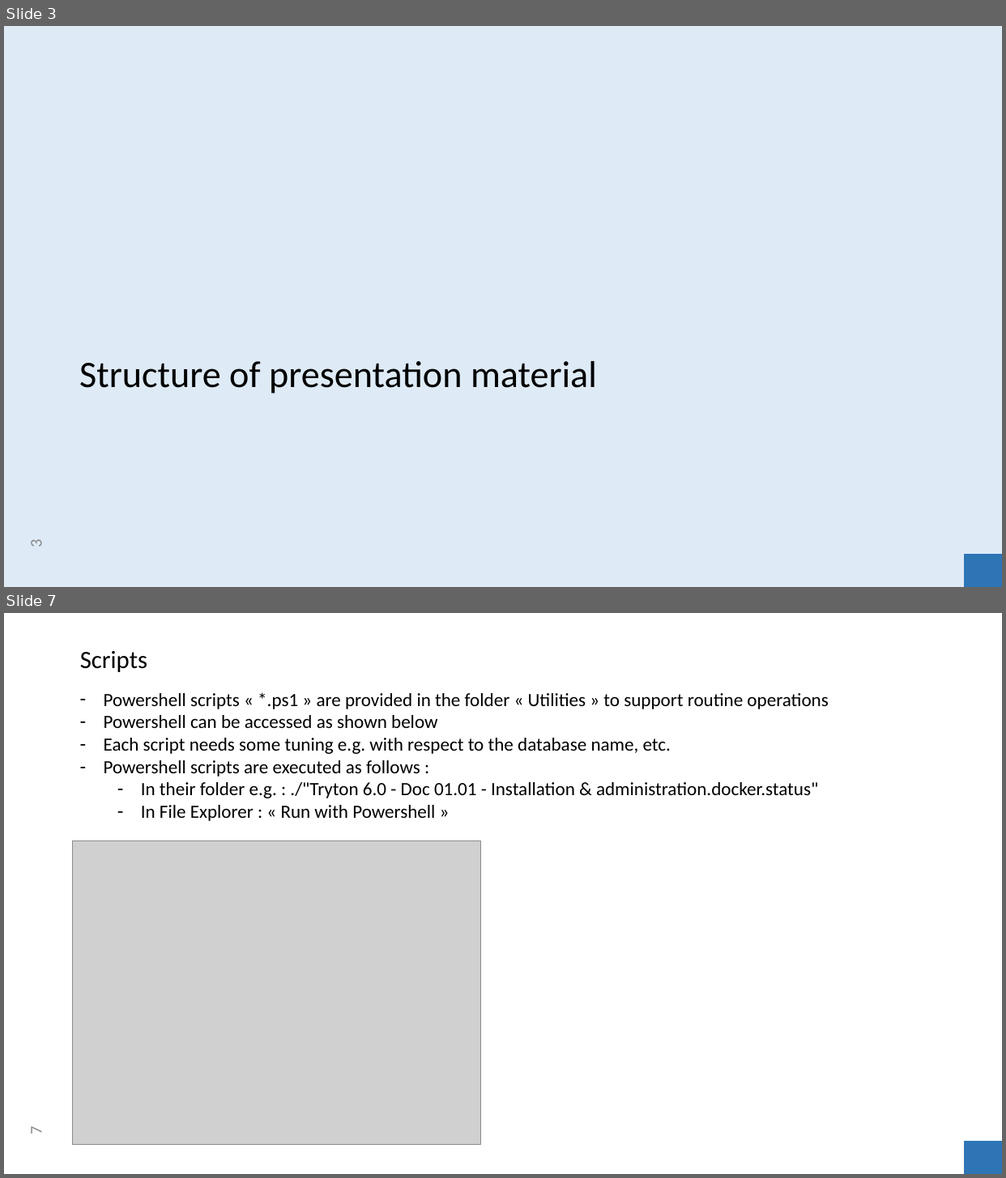
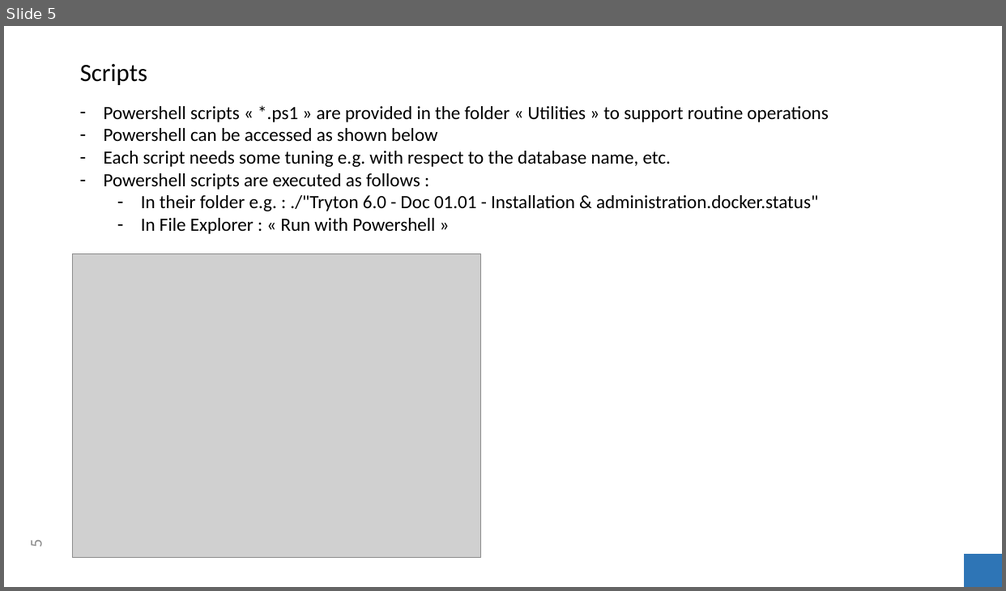
Before and after one commit to clixwise/tryton-by-example, a slide deck: Tryton 6.0 - Doc 00.01 - Installation & administration.pptx. Shown one above the other, each under a label of ours: slides 3 and 7 before the commit, slide 5 after it; the slides between them are not shown. The pictures are 1006x1178 and 1006x591 pixels, drawn with LibreOffice and Linux fonts; fonts in the diff are those of the drawing; grey boxes stand for pictures. Boxes give left, top, right and bottom in pixels: in the first picture for what was removed or moved away, otherwise in the second. Text is boxed around its words. In the diff, an @@ line names an element or a change of style, - is before the commit and + after.

```diff
--- a/Tryton 6.0 - Doc 00.01 - Installation & administration.pptx
+++ b/Tryton 6.0 - Doc 00.01 - Installation & administration.pptx
@@ slide 3 removed at (x1=4, y1=26, x2=1002, y2=587), background #DEEBF7 @@
@@ title removed at (x1=79, y1=361, x2=597, y2=394) @@
-Structure of presentation material
@@ page number removed at (x1=26, y1=540, x2=46, y2=547) @@
-3
@@ rectangle removed at (x1=965, y1=555, x2=1002, y2=587) @@
@@ what was slide 7 is now slide 5 @@
@@ page number at (x1=26, y1=540, x2=46, y2=547): text changed @@
-7
+5
```
Also in this commit, not shown: 11 slides changed, 4 slides added, 1 other slide removed, 14 other files.
